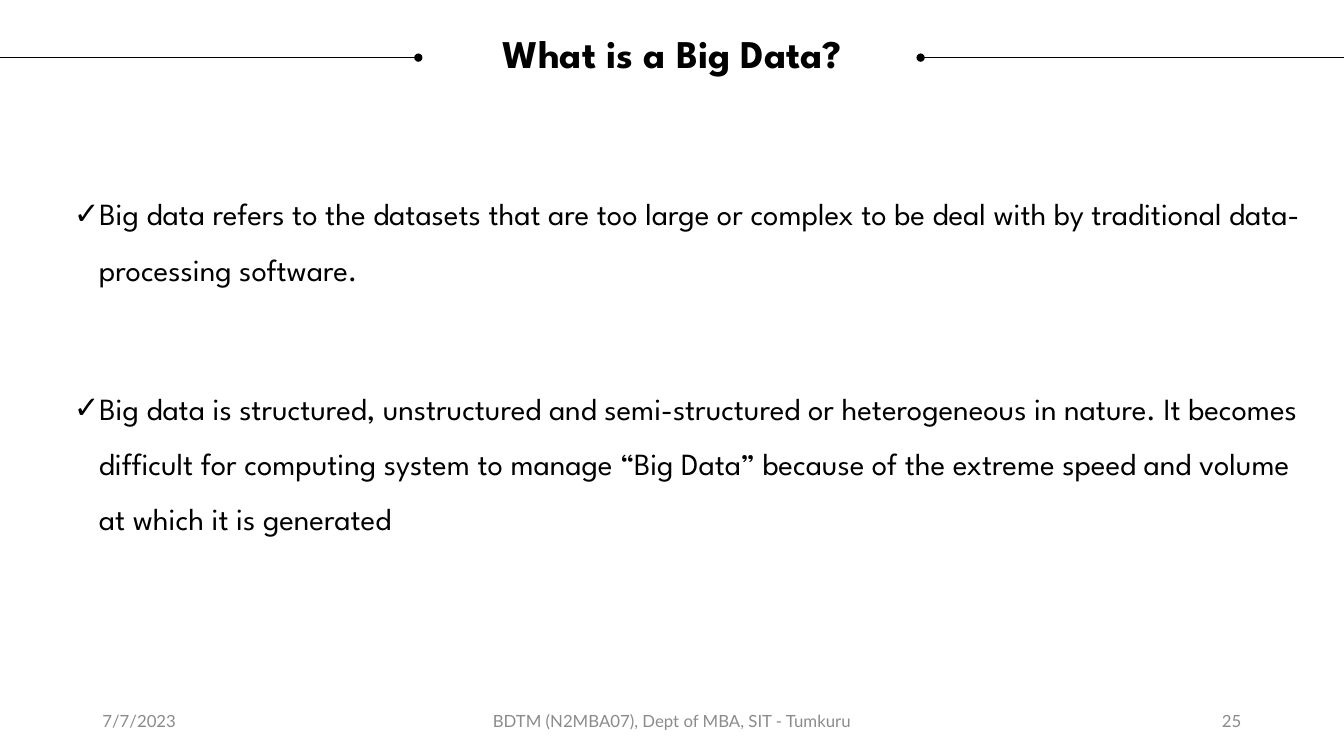
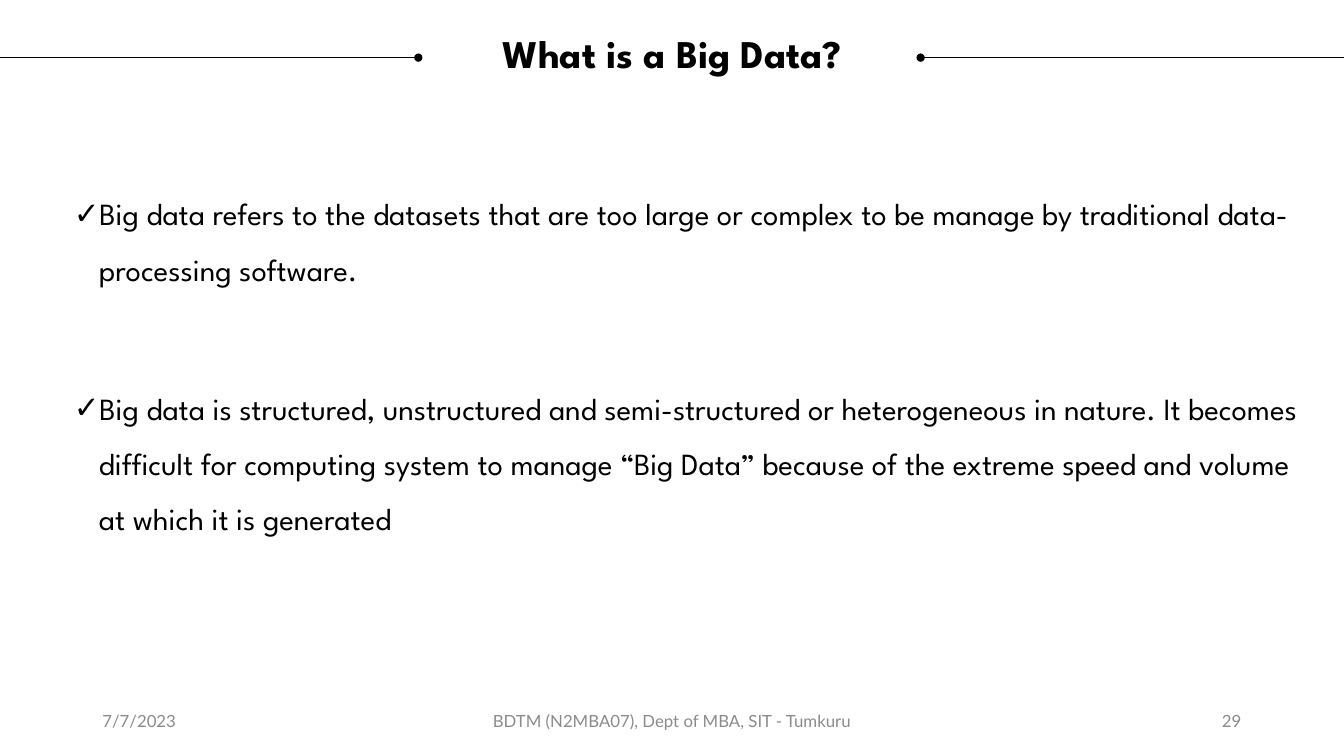
Before and after one commit to sitmbadept/sitmbadept.github.io, a slide deck: slide 29 of 2023/UNIT-1-BigData.pptx (slide 25 before the commit). Drawn at 1344x756 pixels with LibreOffice and Linux fonts; fonts in the diff are those of the drawing. Boxes give left, top, right and bottom in pixels: in the first picture for what was removed or moved away, otherwise in the second. Text is boxed around its words. In the diff, an @@ line names an element or a change of style, - is before the commit and + after.

```diff
--- a/2023/UNIT-1-BigData.pptx
+++ b/2023/UNIT-1-BigData.pptx
@@ text at [99,203,1288,288]: text changed @@
-✓ Big data refers to the datasets that are too large or complex to be deal with by traditional data-processing software.
+✓ Big data refers to the datasets that are too large or complex to be manage by traditional data-processing software.
@@ page number at [1222,715,1241,727]: text changed @@
-25
+29
```
Also in this commit, not shown: 9 other slides changed, 4 slides added, 1 other file.
